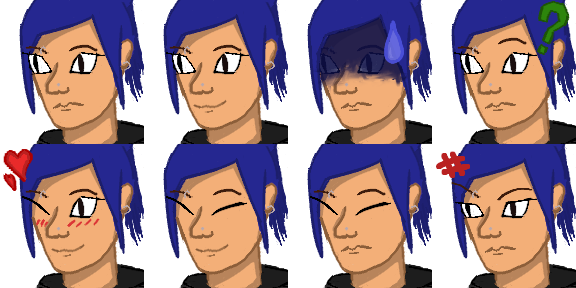
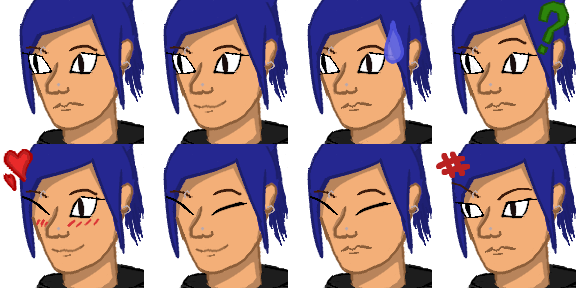
Layer changes from the first 576×288 image to the second:
painted on "default" over [33, 3, 135, 143]
painted on "happy" over [178, 4, 279, 143]
hid "outline\ #1" over [313, 15, 408, 95]
painted on "face" over [323, 4, 423, 143]
painted on "face #1" over [467, 4, 567, 144]
painted on "face #2" over [35, 148, 135, 288]
painted on "excited" over [179, 148, 279, 288]
painted on "flinch" over [322, 148, 423, 288]
painted on "face #3" over [466, 148, 567, 288]
